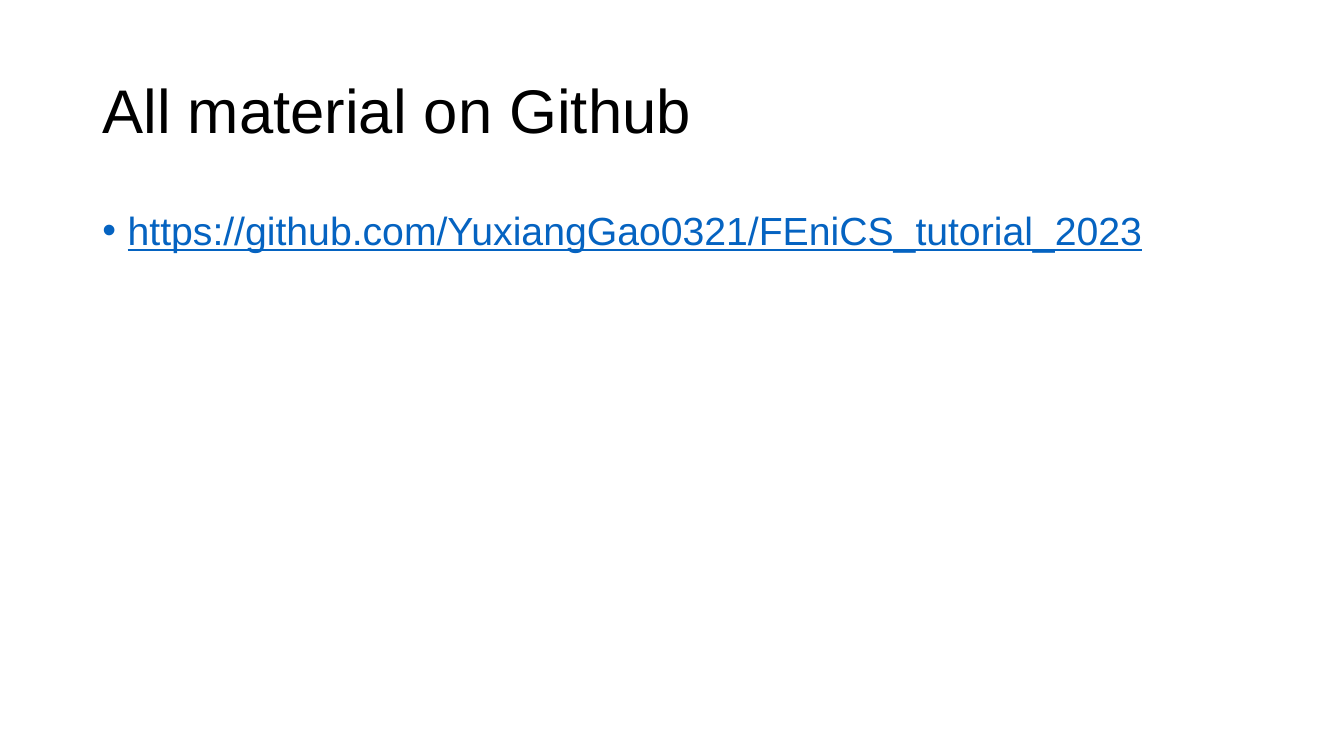
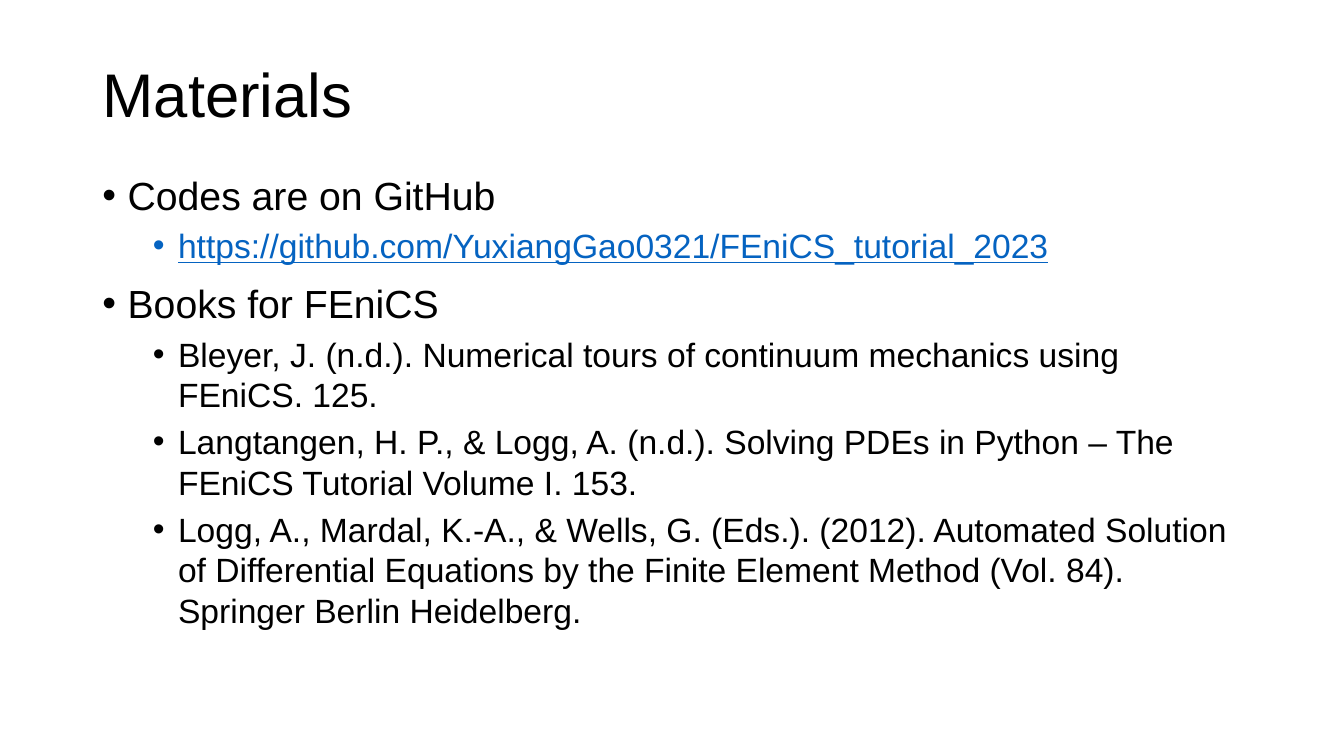
Before and after one commit to YuxiangGao0321/FEniCS_tutorial_2023, a slide deck: slide 11 of Mesh generation and coding in FEniCS.pptx. Drawn at 1344x756 pixels with LibreOffice and Linux fonts; fonts in the diff are those of the drawing. Boxes give left, top, right and bottom in pixels: in the first picture for what was removed or moved away, otherwise in the second. Text is boxed around its words. In the diff, an @@ line names an element or a change of style, - is before the commit and + after.

```diff
--- a/Mesh generation and coding in FEniCS.pptx
+++ b/Mesh generation and coding in FEniCS.pptx
@@ title at [102, 72, 352, 118]: text changed @@
-All material on Github
+Materials
@@ text "Codes are on GitHub": place and size @@
-text "Codes are on GitHub" at [128, 216, 1142, 253]
+text "Codes are on GitHub" at [128, 181, 1226, 630]
@@ text at [128, 181, 496, 211]: paragraph added @@
+• Codes are on GitHub
@@ text at [178, 233, 1048, 265]: size 28 to 24 pt in "https://github.com/YuxiangGao0321/FEniCS_tutorial_2023"; list level 1 to 2 in "https://github.com/YuxiangGao0321/FEniCS_tutorial_2023" @@
@@ text at [128, 289, 1226, 630]: paragraphs added @@
+• Books for FEniCS
+  • Bleyer, J. (n.d.). Numerical tours of continuum mechanics using FEniCS. 125.
+  • Langtangen, H. P., & Logg, A. (n.d.). Solving PDEs in Python – The FEniCS Tutorial Volume I. 153.
+  • Logg, A., Mardal, K.-A., & Wells, G. (Eds.). (2012). Automated Solution of Differential Equations by the Finite Element Method (Vol. 84). Springer Berlin Heidelberg.
```
Also in this commit, not shown: 2 other slides changed.
